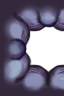
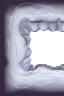
Layers edited between the first and the second 64px x 96px image:
hid group "Group 2" (3 layers) over [0, 0, 64, 96]
added layer "Layer 15" above "Layer 14" over [0, 0, 64, 96]
added layer "Layer 14" above "Layer 4" over [0, 0, 64, 96]
